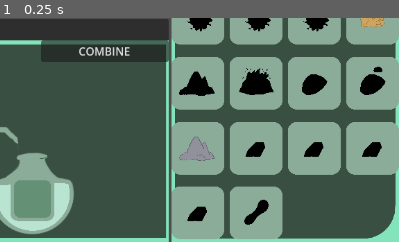
Above: before the commit, frame 1.
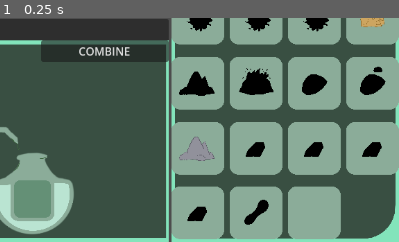
Above: after the commit, the same moment.

Repository: Girlies-stdio/elementalchemy
Game: Godot game, scene res://Scenes/main.tscn
The game is run twice, just before and just after one commit, with the same random seed, the same clock (stepped at 60 frames per second) and the same inputs.
Inputs:
- Up to frame 1 (0.25 s): no input
The pictures show only the part of the screen within x 50-100%, y 50-100%; the shares and areas given below are measured in that part.

The runs differ from the first frame. In frame 1, 3.1% of the frame differs, in the area x 72-86%, y 75-99%.
Error after the commit: Invalid access to property or key 'name' on a base object of type 'null instance'. (res://Scripts/global_script.gd:35)

Commit message:
updated recipes to add all items

Diff:
--- a/Scenes/main.tscn
+++ b/Scenes/main.tscn
@@ -1,15 +1,15 @@
 [gd_scene load_steps=16 format=3 uid="uid://ctr78uqgnngos"]
 
 [ext_resource type="Texture2D" uid="uid://dinniq4jdk8le" path="res://Assets/garden_double_shelf.png" id="1_8gbba"]
-[ext_resource type="Script" uid="uid://88ysp7capcmn" path="res://Scripts/lab.gd" id="2_bo1nx"]
-[ext_resource type="Script" uid="uid://d0o2fixek8d03" path="res://Scripts/garden.gd" id="2_ynf5e"]
-[ext_resource type="PackedScene" uid="uid://d1xfvc065efuq" path="res://Scenes/Jar_slot.tscn" id="3_hptm8"]
+[ext_resource type="Script" path="res://Scenes/lab.gd" id="2_bo1nx"]
+[ext_resource type="Script" path="res://Scripts/garden.gd" id="2_ynf5e"]
+[ext_resource type="PackedScene" path="res://Scenes/Jar_slot.tscn" id="3_hptm8"]
 [ext_resource type="Texture2D" uid="uid://bny66qf2eo775" path="res://Assets/background_framed.png" id="3_kry3j"]
 [ext_resource type="Texture2D" uid="uid://dtwtqtmd6y2ak" path="res://Assets/Pots/tier1.png" id="4_hptm8"]
 [ext_resource type="Texture2D" uid="uid://drnxwjo7hd82j" path="res://Assets/brewing.png" id="5_6bp64"]
 [ext_resource type="PackedScene" uid="uid://cyktua4fqunq0" path="res://Workbench/item_slot.tscn" id="5_21xkr"]
 [ext_resource type="PackedScene" uid="uid://bqyw0eywwhni8" path="res://Inventory/inventory_gui.tscn" id="7_6bp64"]
-[ext_resource type="Script" uid="uid://cnevwedyaulx1" path="res://Scripts/pot_shop.gd" id="8_fdnlq"]
+[ext_resource type="Script" path="res://Scripts/pot_shop.gd" id="8_fdnlq"]
 [ext_resource type="Texture2D" uid="uid://dwnq3i8spx4bf" path="res://Assets/Pots/tier2.png" id="10_jkdf5"]
 [ext_resource type="Texture2D" uid="uid://ed4sc5to8m8h" path="res://Assets/Pots/tier3.png" id="11_wsu2k"]
 [ext_resource type="Texture2D" uid="uid://cxa7h4dy8jl8w" path="res://Assets/Pots/tier4.png" id="12_k12tt"]
@@ -297,7 +297,6 @@
 
 [node name="InventoryGUI" parent="HBoxContainer" instance=ExtResource("7_6bp64")]
 layout_mode = 2
-size_flags_horizontal = 3
 size_flags_stretch_ratio = 0.4
 
 [connection signal="pressed" from="HBoxContainer/VBoxContainer/Workbench/WorkbenchTabs/PotShop/HBoxContainer/Type1/Button" to="HBoxContainer/VBoxContainer/Workbench/WorkbenchTabs/PotShop" method="_on_button1_pressed"]
--- /dev/null
+++ b/Scenes/recipe_tip.tscn
@@ -0,0 +1,3 @@
+[gd_scene format=3 uid="uid://bo11xpo457oqp"]
+
+[node name="RecipeTip" type="Node2D"]
--- a/data/recipes/recipes.csv
+++ b/data/recipes/recipes.csv
@@ -21,3 +21,17 @@
 2,Silver,Iron,Copper,White
 2,Gold,Copper,Silver,Yellow
 2,Silicon,Fire,Sand,Gold
+3,Glass,Sand,Fire,Ice
+3,Amethyst,Glass,Red,Blue
+3,Amber,Glass,Red,Yellow
+3,Obsidian,Lava,Water,Amethyst
+3,Quartz,Amber,Silicon,White
+3,Ruby,Amethyst,Glass,Red
+3,Diamond,Ruby,Coal,Blue
+3,Emerald,Ruby,Obsidian,Green
+4,Energy,Quartz,Silicon,Diamond
+4,Light,Energy,Glass,Copper
+4,Plasma,Energy,Light,Water
+4,Time,Light,Quartz,Gold
+4,Dark Matter,Plasma,Energy,Obsidian
+4,Singularity,Dark Matter,Dark Matter,Time
--- a/data/recipes/recipes.json
+++ b/data/recipes/recipes.json
@@ -1,200 +1,326 @@
 {
-	"Earth": {
-		"category": "1",
-		"name": "Earth",
-		"ingredients": [
-			"X",
-			"X",
-			"X"
-		]
-	},
-	"Fire": {
-		"category": "1",
-		"name": "Fire",
-		"ingredients": [
-			"X",
-			"X",
-			"X"
-		]
-	},
-	"Water": {
-		"category": "1",
-		"name": "Water",
-		"ingredients": [
-			"X",
-			"X",
-			"X"
-		]
-	},
-	"Air": {
-		"category": "1",
-		"name": "Air",
-		"ingredients": [
-			"X",
-			"X",
-			"X"
-		]
-	},
-	"Ice": {
-		"category": "1",
-		"name": "Ice",
-		"ingredients": [
-			"Air",
-			"Water",
-			"Water"
-		]
-	},
-	"Wood": {
-		"category": "1",
-		"name": "Wood",
-		"ingredients": [
-			"Air",
-			"Earth",
-			"Water"
-		]
-	},
-	"Green": {
-		"category": "1",
-		"name": "Green",
-		"ingredients": [
-			"Water",
-			"Water",
-			"Wood"
-		]
-	},
-	"White": {
-		"category": "1",
-		"name": "White",
-		"ingredients": [
-			"Earth",
-			"Water",
-			"Wood"
-		]
-	},
-	"Red": {
-		"category": "1",
-		"name": "Red",
-		"ingredients": [
-			"Fire",
-			"Green",
-			"White"
-		]
-	},
-	"Yellow": {
-		"category": "1",
-		"name": "Yellow",
-		"ingredients": [
-			"Green",
-			"Sand",
-			"White"
-		]
-	},
-	"Blue": {
-		"category": "1",
-		"name": "Blue",
-		"ingredients": [
-			"Green",
-			"Water",
-			"White"
-		]
-	},
-	"Clay": {
-		"category": "2",
-		"name": "Clay",
-		"ingredients": [
-			"Earth",
-			"Red",
-			"Water"
-		]
-	},
-	"Sand": {
-		"category": "2",
-		"name": "Sand",
-		"ingredients": [
-			"Air",
-			"Earth",
-			"Earth"
-		]
-	},
-	"Lava": {
-		"category": "2",
-		"name": "Lava",
-		"ingredients": [
-			"Earth",
-			"Fire",
-			"Fire"
-		]
-	},
-	"Coal": {
-		"category": "2",
-		"name": "Coal",
-		"ingredients": [
-			"Fire",
-			"Wood",
-			"Wood"
-		]
-	},
-	"Stone": {
-		"category": "2",
-		"name": "Stone",
-		"ingredients": [
-			"Clay",
-			"Earth",
-			"Ice"
-		]
-	},
-	"Gravel": {
-		"category": "2",
-		"name": "Gravel",
-		"ingredients": [
-			"Sand",
-			"Stone",
-			"Water"
-		]
-	},
-	"Iron": {
-		"category": "2",
-		"name": "Iron",
-		"ingredients": [
-			"Coal",
-			"Gravel",
-			"White"
-		]
-	},
-	"Copper": {
-		"category": "2",
-		"name": "Copper",
-		"ingredients": [
-			"Iron",
-			"Red",
-			"Yellow"
-		]
-	},
-	"Silver": {
-		"category": "2",
-		"name": "Silver",
-		"ingredients": [
-			"Copper",
-			"Iron",
-			"White"
-		]
-	},
-	"Gold": {
-		"category": "2",
-		"name": "Gold",
-		"ingredients": [
-			"Copper",
-			"Silver",
-			"Yellow"
-		]
-	},
-	"Silicon": {
-		"category": "2",
-		"name": "Silicon",
-		"ingredients": [
-			"Fire",
-			"Gold",
-			"Sand"
-		]
-	}
+    "Earth": {
+        "category": "1",
+        "name": "Earth",
+        "ingredients": [
+            "X",
+            "X",
+            "X"
+        ]
+    },
+    "Fire": {
+        "category": "1",
+        "name": "Fire",
+        "ingredients": [
+            "X",
+            "X",
+            "X"
+        ]
+    },
+    "Water": {
+        "category": "1",
+        "name": "Water",
+        "ingredients": [
+            "X",
+            "X",
+            "X"
+        ]
+    },
+    "Air": {
+        "category": "1",
+        "name": "Air",
+        "ingredients": [
+            "X",
+            "X",
+            "X"
+        ]
+    },
+    "Ice": {
+        "category": "1",
+        "name": "Ice",
+        "ingredients": [
+            "Air",
+            "Water",
+            "Water"
+        ]
+    },
+    "Wood": {
+        "category": "1",
+        "name": "Wood",
+        "ingredients": [
+            "Air",
+            "Earth",
+            "Water"
+        ]
+    },
+    "Green": {
+        "category": "1",
+        "name": "Green",
+        "ingredients": [
+            "Water",
+            "Water",
+            "Wood"
+        ]
+    },
+    "White": {
+        "category": "1",
+        "name": "White",
+        "ingredients": [
+            "Earth",
+            "Water",
+            "Wood"
+        ]
+    },
+    "Red": {
+        "category": "1",
+        "name": "Red",
+        "ingredients": [
+            "Fire",
+            "Green",
+            "White"
+        ]
+    },
+    "Yellow": {
+        "category": "1",
+        "name": "Yellow",
+        "ingredients": [
+            "Green",
+            "Sand",
+            "White"
+        ]
+    },
+    "Blue": {
+        "category": "1",
+        "name": "Blue",
+        "ingredients": [
+            "Green",
+            "Water",
+            "White"
+        ]
+    },
+    "Clay": {
+        "category": "2",
+        "name": "Clay",
+        "ingredients": [
+            "Earth",
+            "Red",
+            "Water"
+        ]
+    },
+    "Sand": {
+        "category": "2",
+        "name": "Sand",
+        "ingredients": [
+            "Air",
+            "Earth",
+            "Earth"
+        ]
+    },
+    "Lava": {
+        "category": "2",
+        "name": "Lava",
+        "ingredients": [
+            "Earth",
+            "Fire",
+            "Fire"
+        ]
+    },
+    "Coal": {
+        "category": "2",
+        "name": "Coal",
+        "ingredients": [
+            "Fire",
+            "Wood",
+            "Wood"
+        ]
+    },
+    "Stone": {
+        "category": "2",
+        "name": "Stone",
+        "ingredients": [
+            "Clay",
+            "Earth",
+            "Ice"
+        ]
+    },
+    "Gravel": {
+        "category": "2",
+        "name": "Gravel",
+        "ingredients": [
+            "Sand",
+            "Stone",
+            "Water"
+        ]
+    },
+    "Iron": {
+        "category": "2",
+        "name": "Iron",
+        "ingredients": [
+            "Coal",
+            "Gravel",
+            "White"
+        ]
+    },
+    "Copper": {
+        "category": "2",
+        "name": "Copper",
+        "ingredients": [
+            "Iron",
+            "Red",
+            "Yellow"
+        ]
+    },
+    "Silver": {
+        "category": "2",
+        "name": "Silver",
+        "ingredients": [
+            "Copper",
+            "Iron",
+            "White"
+        ]
+    },
+    "Gold": {
+        "category": "2",
+        "name": "Gold",
+        "ingredients": [
+            "Copper",
+            "Silver",
+            "Yellow"
+        ]
+    },
+    "Silicon": {
+        "category": "2",
+        "name": "Silicon",
+        "ingredients": [
+            "Fire",
+            "Gold",
+            "Sand"
+        ]
+    },
+    "Glass": {
+        "category": "3",
+        "name": "Glass",
+        "ingredients": [
+            "Fire",
+            "Ice",
+            "Sand"
+        ]
+    },
+    "Amethyst": {
+        "category": "3",
+        "name": "Amethyst",
+        "ingredients": [
+            "Blue",
+            "Glass",
+            "Red"
+        ]
+    },
+    "Amber": {
+        "category": "3",
+        "name": "Amber",
+        "ingredients": [
+            "Glass",
+            "Red",
+            "Yellow"
+        ]
+    },
+    "Obsidian": {
+        "category": "3",
+        "name": "Obsidian",
+        "ingredients": [
+            "Amethyst",
+            "Lava",
+            "Water"
+        ]
+    },
+    "Quartz": {
+        "category": "3",
+        "name": "Quartz",
+        "ingredients": [
+            "Amber",
+            "Silicon",
+            "White"
+        ]
+    },
+    "Ruby": {
+        "category": "3",
+        "name": "Ruby",
+        "ingredients": [
+            "Amethyst",
+            "Glass",
+            "Red"
+        ]
+    },
+    "Diamond": {
+        "category": "3",
+        "name": "Diamond",
+        "ingredients": [
+            "Blue",
+            "Coal",
+            "Ruby"
+        ]
+    },
+    "Emerald": {
+        "category": "3",
+        "name": "Emerald",
+        "ingredients": [
+            "Green",
+            "Obsidian",
+            "Ruby"
+        ]
+    },
+    "Energy": {
+        "category": "4",
+        "name": "Energy",
+        "ingredients": [
+            "Diamond",
+            "Quartz",
+            "Silicon"
+        ]
+    },
+    "Light": {
+        "category": "4",
+        "name": "Light",
+        "ingredients": [
+            "Copper",
+            "Energy",
+            "Glass"
+        ]
+    },
+    "Plasma": {
+        "category": "4",
+        "name": "Plasma",
+        "ingredients": [
+            "Energy",
+            "Light",
+            "Water"
+        ]
+    },
+    "Time": {
+        "category": "4",
+        "name": "Time",
+        "ingredients": [
+            "Gold",
+            "Light",
+            "Quartz"
+        ]
+    },
+    "Dark Matter": {
+        "category": "4",
+        "name": "Dark Matter",
+        "ingredients": [
+            "Energy",
+            "Obsidian",
+            "Plasma"
+        ]
+    },
+    "Singularity": {
+        "category": "4",
+        "name": "Singularity",
+        "ingredients": [
+            "Dark Matter",
+            "Dark Matter",
+            "Time"
+        ]
+    }
 }
Not shown: 1 places in Inventory/Items/Pots/pot_tier1.tres that only renumber resources
Not shown: 1 places in Inventory/Items/Pots/pot_tier2.tres that only renumber resources
Not shown: 1 places in Inventory/Items/Pots/pot_tier3.tres that only renumber resources
Not shown: 1 places in Inventory/Items/Pots/pot_tier4.tres that only renumber resources
Not shown: 1 places in Scenes/global.tscn that only renumber resources
